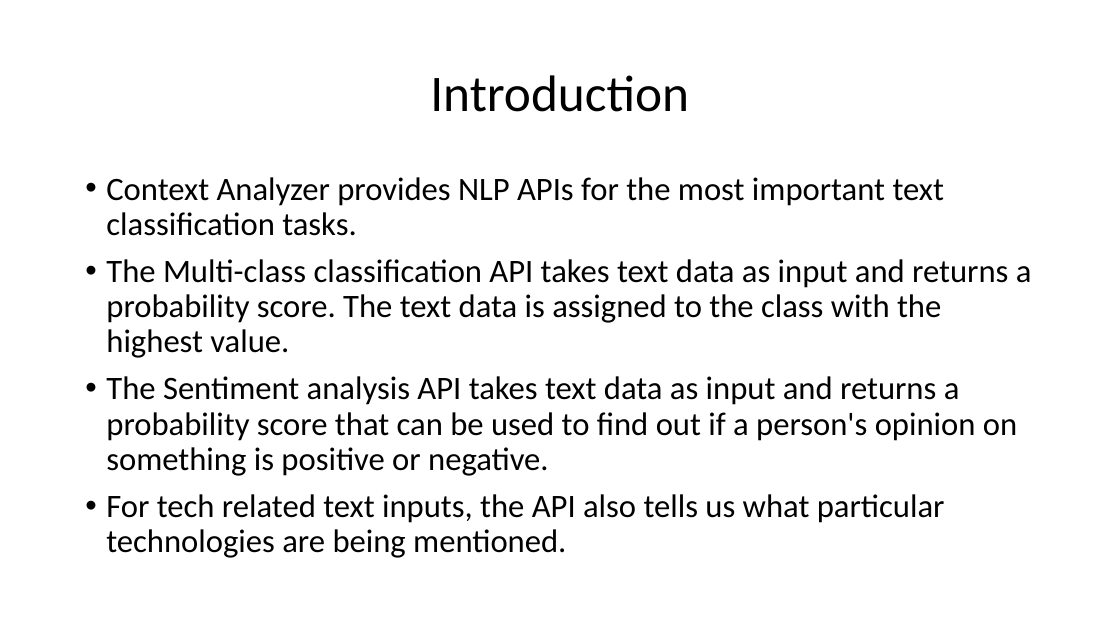
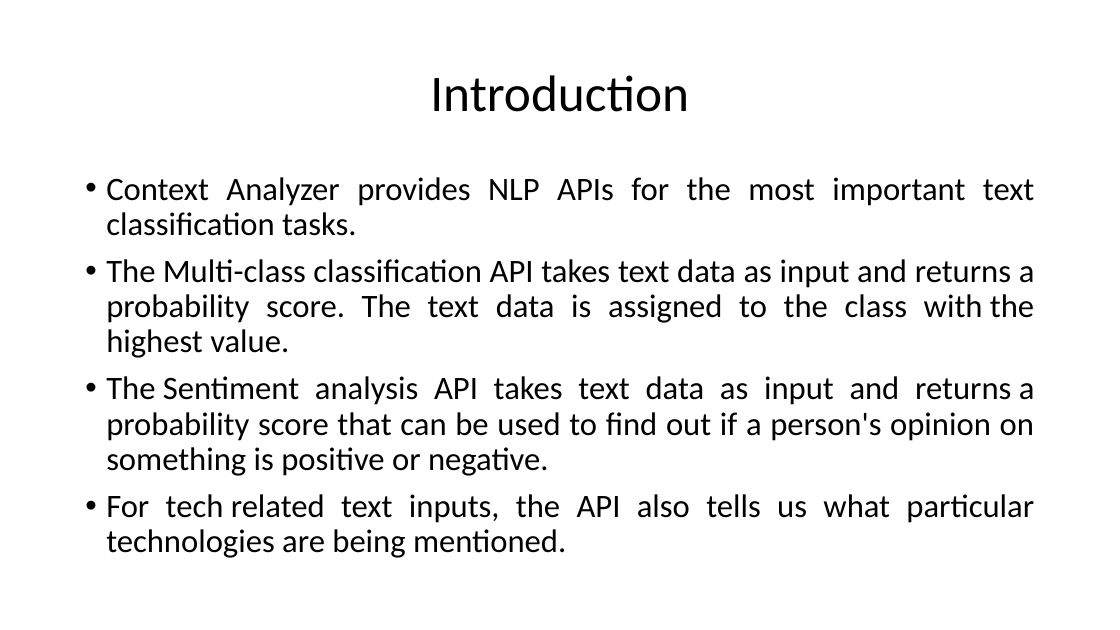
Before and after one commit to HarshaKy/text-classifier, a slide deck: slide 5 of docs/Presentation.pptx. Drawn at 1120x630 pixels with LibreOffice and Linux fonts; fonts in the diff are those of the drawing. Boxes give left, top, right and bottom in pixels: in the first picture for what was removed or moved away, otherwise in the second. Text is boxed around its words. In the diff, an @@ line names an element or a change of style, - is before the commit and + after.

```diff
--- a/docs/Presentation.pptx
+++ b/docs/Presentation.pptx
@@ text "Context Analyzer provides NLP APIs ..." at (106, 177, 1035, 558): alignment left to justified @@
```
Also in this commit, not shown: 8 other slides changed, 1 other file.
